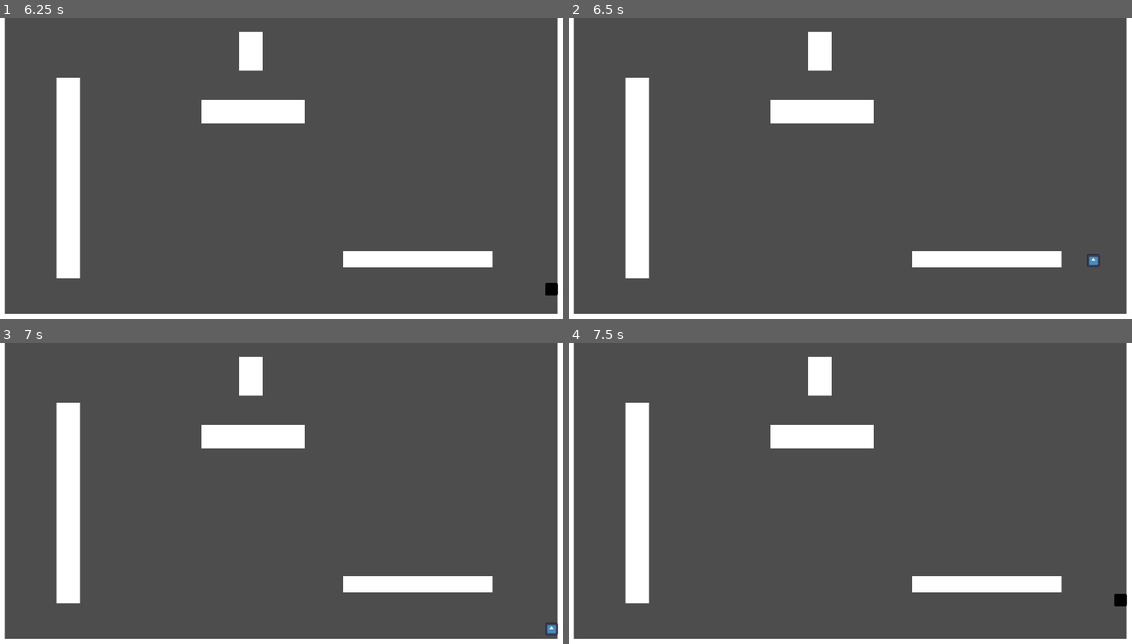
Above: before the commit, frames 1-4 (two rows, left to right).
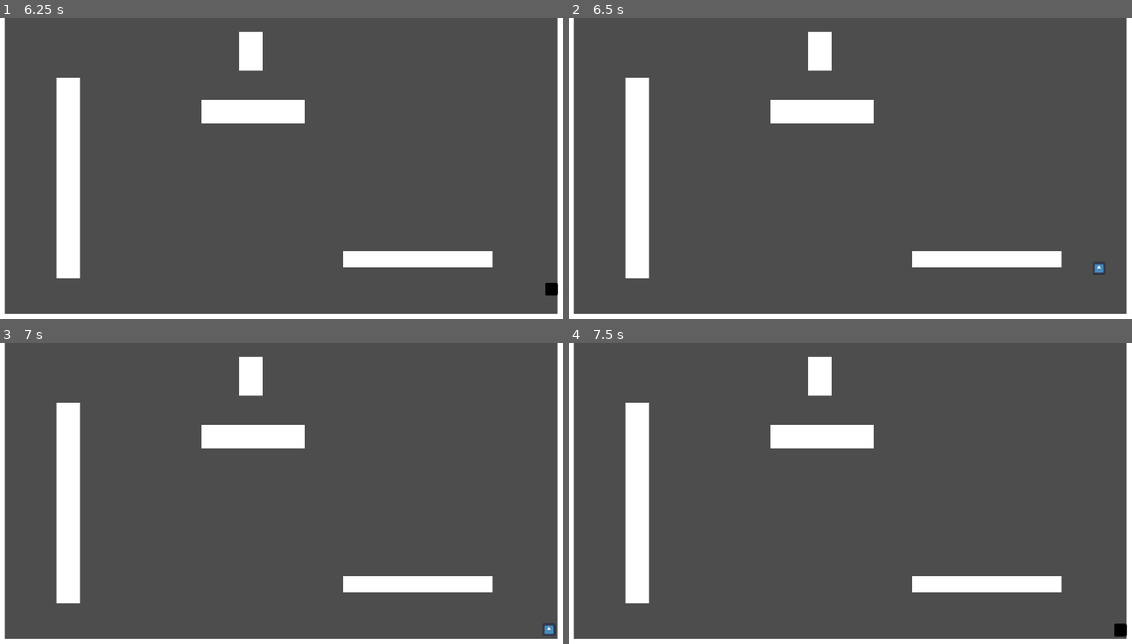
Above: after the commit, the same moments.

Repository: ReusableChopsticks/Platformer2024
Game: Godot game, scene res://scenes/environment/level.tscn
Two runs of this game, one before a commit and one after it. Both use one fixed random seed, a clock stepped at 60 frames per second and the inputs below. The engine's default icon, where the game draws it, is replaced by a stand-in: a white triangle on a blue panel in a dark square.
Inputs:
- Up to frame 1 (6.25 s): tap Enter at 0.5 s; hold Right (right) 0.53-2.03 s; tap Space (jump) at 0.6, 0.77, 1.07, 1.52, 1.55, 1.82, 2.1, 3.02, 3.05, 3.32, 3.6, 3.77, 4.07, 4.52, 4.55, 4.82, 5.1, 6.02, 6.05 s; tap Z (dash) every 1.5 s from 1.35 to 5.85 s; hold A (left) 2.03-4.28 s; hold Right (right) from 4.28 s (still down)
- Up to frame 2 (6.5 s): keep holding Right (right); tap Space (jump) at 6.32 s
- Up to frame 3 (7 s): keep holding Right (right); tap Space (jump) at 6.6, 6.77 s
- Up to frame 4 (7.5 s): keep holding Right (right); tap Space (jump) at 7.07 s; tap Z (dash) at 7.35 s

Frame 1 is identical in both runs. In frame 2, 0.1% of the frame differs, in the area x 92-96%, y 78-86%; in frame 3, less than 0.1%; in frame 4, 0.2%, in the area x 96-100%, y 83-98%.

Commit message:
consume jump buffer on state enter instead of transition

Diff:
--- a/scenes/player/PlayerJumpState.gd
+++ b/scenes/player/PlayerJumpState.gd
@@ -13,6 +13,7 @@
 
 func enter():
 	# apply jump force
+	player.jump_buffer_timer.stop()
 	player.velocity.y = jump_force
 
 func physics_update(delta: float):
--- a/scenes/player/PlayerState.gd
+++ b/scenes/player/PlayerState.gd
@@ -50,16 +50,11 @@
 	return player.is_on_floor()
 
 func jump():
-	var val := true
 	# check if either grace or buffer is active
 	if (Input.is_action_just_pressed("jump")):
-		val = player.jump_grace_timer.time_left > 0
+		return player.jump_grace_timer.time_left > 0
 	else:
-		# consume buffer if used
-		val = player.jump_buffer_timer.time_left > 0 and player.is_on_floor()
-		if val:
-			player.jump_buffer_timer.stop()
-	return val
+		return player.jump_buffer_timer.time_left > 0 and player.is_on_floor()
 
 func dash():
 	return Input.is_action_just_pressed("dash") and player.has_dash
@@ -69,15 +64,10 @@
 	return player.is_on_wall_only() and Input.get_axis("left", "right") == -player.get_wall_normal().x
 
 func wall_jump():
-	var val := true
 	# check if either grace or buffer is active
 	if (Input.is_action_just_pressed("jump")):
-		val = player.wall_jump_grace_timer.time_left > 0
+		return player.wall_jump_grace_timer.time_left > 0
 	else:
-		val = player.jump_buffer_timer.time_left > 0 and player.is_on_wall_only()
-		# consume buffer if used
-		if val:
-			player.jump_buffer_timer.stop()
+		return player.jump_buffer_timer.time_left > 0 and player.is_on_wall_only()
 
-	return val
 #endregion
--- a/scenes/player/PlayerWallJumpState.gd
+++ b/scenes/player/PlayerWallJumpState.gd
@@ -14,6 +14,7 @@
 	transitioned.emit(self, "PlayerMoveState")
 
 func enter():
+	player.jump_buffer_timer.stop()
 	get_tree().create_timer(wall_jump_time).timeout.connect(exit_wall_jump)
 	player.velocity.y = wall_jump_force
 	player.velocity.x = wall_jump_force * -player.get_wall_normal().x
--- a/scenes/player/player.gd
+++ b/scenes/player/player.gd
@@ -63,7 +63,7 @@
 		jump_grace_timer.start()
 	if is_on_wall_only():
 		wall_jump_grace_timer.start()
-
+	print(jump_buffer_timer.time_left)
 
 	# update what direction player is currently facing
 	var dir = Input.get_axis("left", "right")
